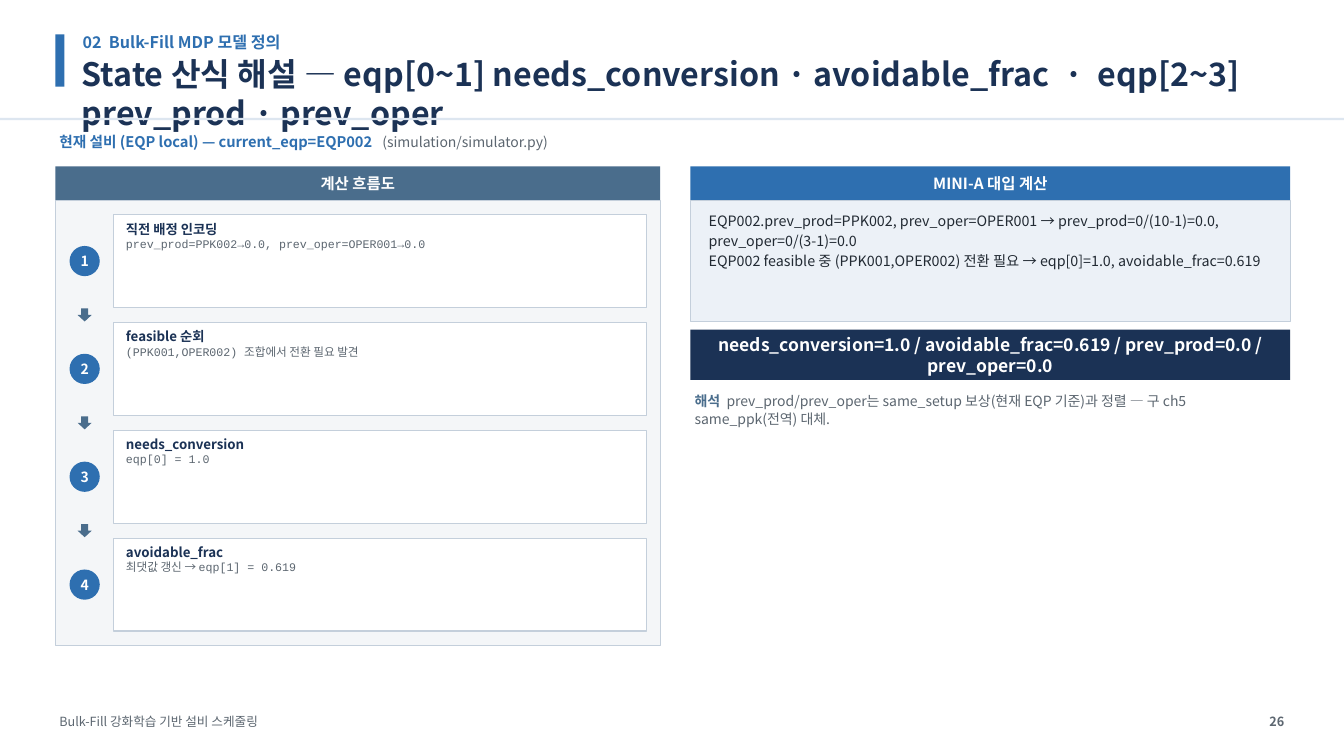
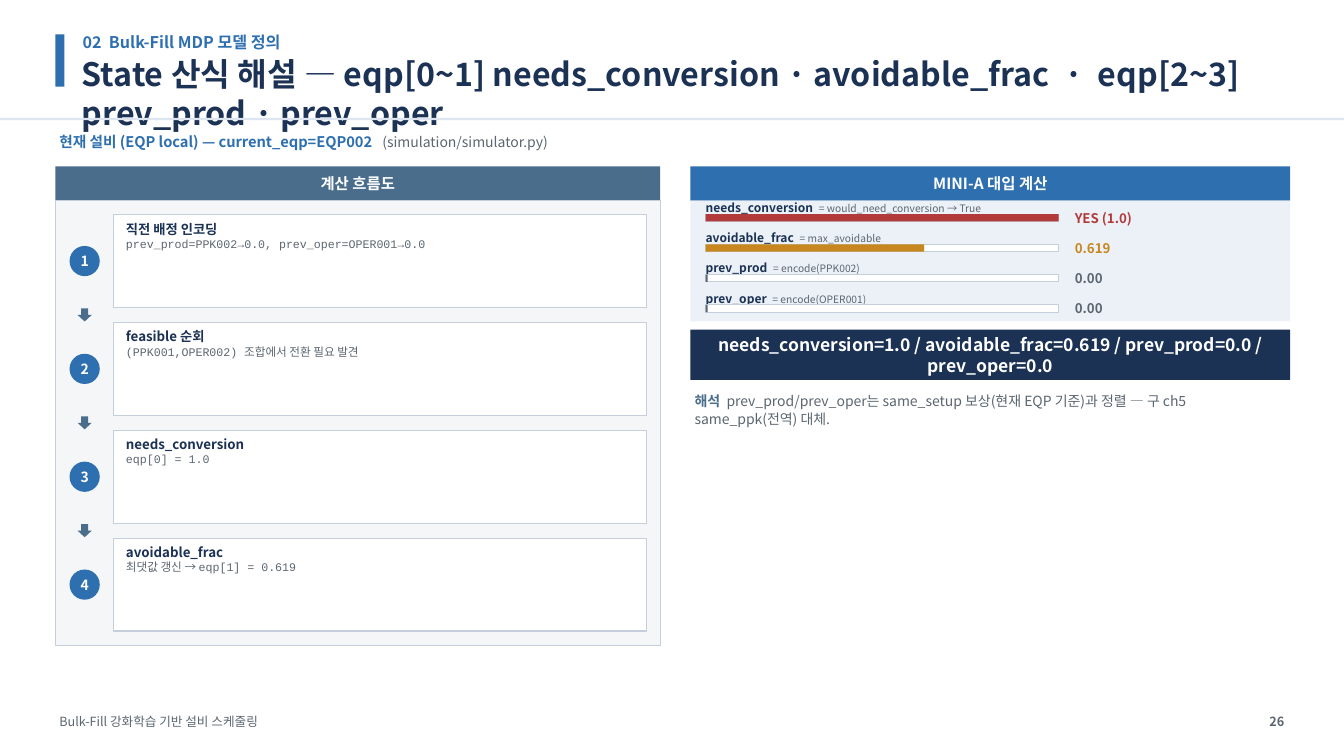
Before and after one commit to relighting123/pjt_scheduling, a slide deck: slide 26 of docs/스케줄링_발표자료.pptx. Drawn at 1344x756 pixels with LibreOffice and Linux fonts; fonts in the diff are those of the drawing. Boxes give left, top, right and bottom in pixels: in the first picture for what was removed or moved away, otherwise in the second. Text is boxed around its words. In the diff, an @@ line names an element or a change of style, - is before the commit and + after.

```diff
--- a/docs/스케줄링_발표자료.pptx
+++ b/docs/스케줄링_발표자료.pptx
@@ rectangle at [691,201,1291,322]: outline #C4CFDB 0.75 pt to none @@
@@ text added at [706,199,981,216], 7.3 pt, text #5C6670 @@
+needs_conversion = would_need_conversion → True
@@ rectangle added at [706,215,1059,222], fill #FFFFFF, outline #C4CFDB 0.75 pt @@
@@ rectangle added at [706,215,1059,222], fill #B33A3A @@
@@ text added at [706,232,881,246], 8.6 pt, text #1B3255, bold @@
+avoidable_frac = max_avoidable
@@ text removed at [709,214,1260,270] @@
-EQP002.prev_prod=PPK002, prev_oper=OPER001 → prev_prod=0/(10-1)=0.0, prev_oper=0/(3-1)=0.0
-EQP002 feasible 중 (PPK001,OPER002) 전환 필요 → eqp[0]=1.0, avoidable_frac=0.619
@@ text added at [1075,212,1132,226], 9.5 pt, text #B33A3A, bold @@
+YES (1.0)
@@ rectangle added at [706,245,1059,252], fill #FFFFFF, outline #C4CFDB 0.75 pt @@
@@ rectangle added at [706,245,925,252], fill #C8861E @@
@@ text added at [706,262,860,276], 7.3 pt, text #5C6670 @@
+prev_prod = encode(PPK002)
@@ text added at [1075,243,1111,253], 9.5 pt, text #C8861E, bold @@
+0.619
@@ rectangle added at [706,275,1059,282], fill #FFFFFF, outline #C4CFDB 0.75 pt @@
@@ rectangle added at [706,275,708,282], fill #5C6670 @@
@@ text added at [706,295,866,306], 7.3 pt, text #5C6670 @@
+prev_oper = encode(OPER001)
@@ text added at [1075,273,1103,283], 9.5 pt, text #5C6670, bold @@
+0.00
@@ rectangle added at [706,306,1059,313], fill #FFFFFF, outline #C4CFDB 0.75 pt @@
@@ rectangle added at [706,306,708,313], fill #5C6670 @@
@@ text added at [1075,303,1103,313], 9.5 pt, text #5C6670, bold @@
+0.00
```
Also in this commit, not shown: 14 other slides changed.
